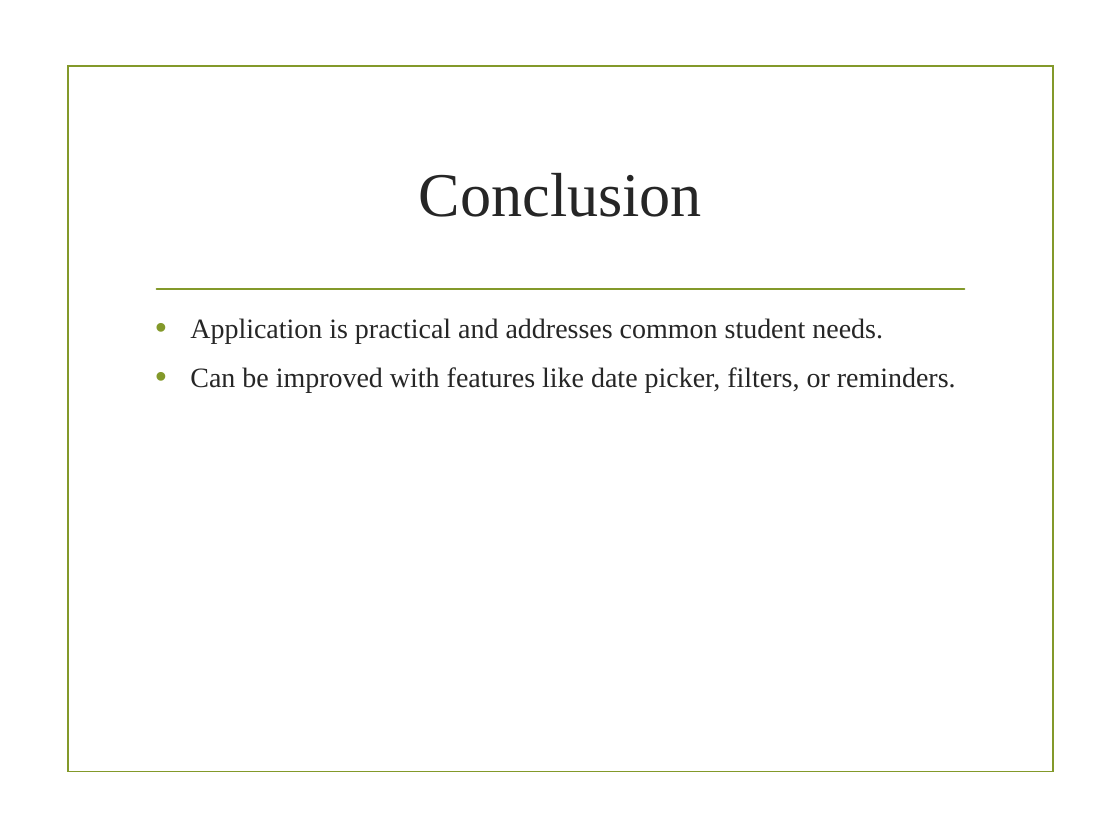
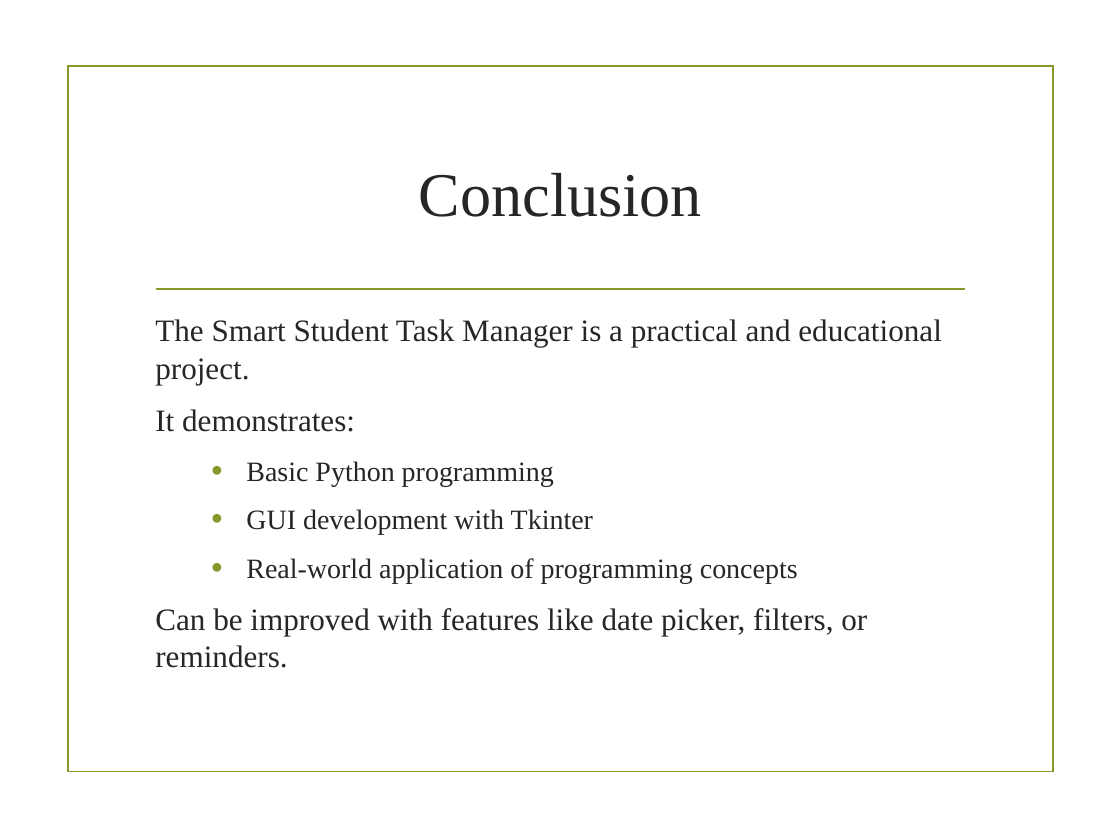
Before and after one commit to etopat/Smart_Task_Manager, a slide deck: slide 16 of Smart_Student_Task_Manager_Presentation.pptx (slide 14 before the commit). Drawn at 1120x840 pixels with LibreOffice and Linux fonts; fonts in the diff are those of the drawing; background and template pictures are left out. Boxes give left, top, right and bottom in pixels: in the first picture for what was removed or moved away, otherwise in the second. Text is boxed around its words. In the diff, an @@ line names an element or a change of style, - is before the commit and + after.

```diff
--- a/Smart_Student_Task_Manager_Presentation.pptx
+++ b/Smart_Student_Task_Manager_Presentation.pptx
@@ text at bbox=[155, 319, 941, 583]: text changed @@
-• Application is practical and addresses common student needs.
+The Smart Student Task Manager is a practical and educational project.
+It demonstrates:
+  • Basic Python programming
+  • GUI development with Tkinter
+  • Real-world application of programming concepts
@@ text at bbox=[155, 608, 867, 668]: size 18 to 20 pt in "Can be improved with features like date ..."; bullet • to none @@
```
Also in this commit, not shown: 7 other slides changed, 2 slides added.
